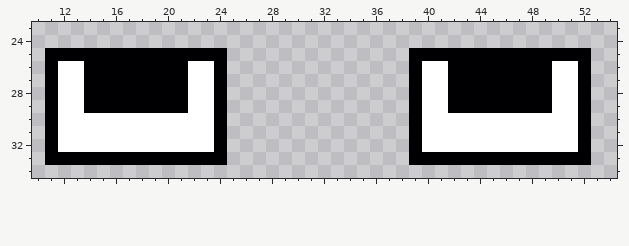
One commit to this pixel-art sprite: media/eyes/eyes-003.png. That is the earlier state.
The file is 64x64 pixels. Shown: x 10..54, y 23..34.
And afterwards:
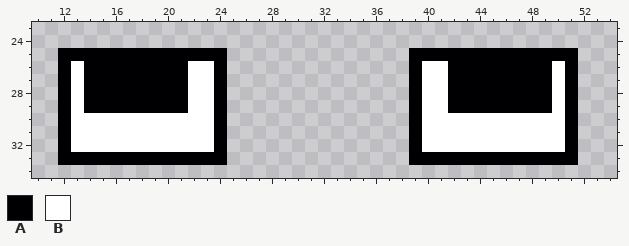
Palette (. is transparent): A #000003  B #ffffff
The edit:
@@ x 10..54 @@
 24 .............................................
-25 .AAAAAAAAAAAAAA..............AAAAAAAAAAAAAA..
-26 .ABBAAAAAAAABBA..............ABBAAAAAAAABBA..
-27 .ABBAAAAAAAABBA..............ABBAAAAAAAABBA..
-28 .ABBAAAAAAAABBA..............ABBAAAAAAAABBA..
-29 .ABBAAAAAAAABBA..............ABBAAAAAAAABBA..
-30 .ABBBBBBBBBBBBA..............ABBBBBBBBBBBBA..
-31 .ABBBBBBBBBBBBA..............ABBBBBBBBBBBBA..
-32 .ABBBBBBBBBBBBA..............ABBBBBBBBBBBBA..
-33 .AAAAAAAAAAAAAA..............AAAAAAAAAAAAAA..
+25 ..AAAAAAAAAAAAA..............AAAAAAAAAAAAA...
+26 ..ABAAAAAAAABBA..............ABBAAAAAAAABA...
+27 ..ABAAAAAAAABBA..............ABBAAAAAAAABA...
+28 ..ABAAAAAAAABBA..............ABBAAAAAAAABA...
+29 ..ABAAAAAAAABBA..............ABBAAAAAAAABA...
+30 ..ABBBBBBBBBBBA..............ABBBBBBBBBBBA...
+31 ..ABBBBBBBBBBBA..............ABBBBBBBBBBBA...
+32 ..ABBBBBBBBBBBA..............ABBBBBBBBBBBA...
+33 ..AAAAAAAAAAAAA..............AAAAAAAAAAAAA...
 34 .............................................
Where, in picture pixels (left, top, right, bottom), the same in both pictures:
changed: (45, 48, 71, 165)
changed: (565, 48, 591, 165)
